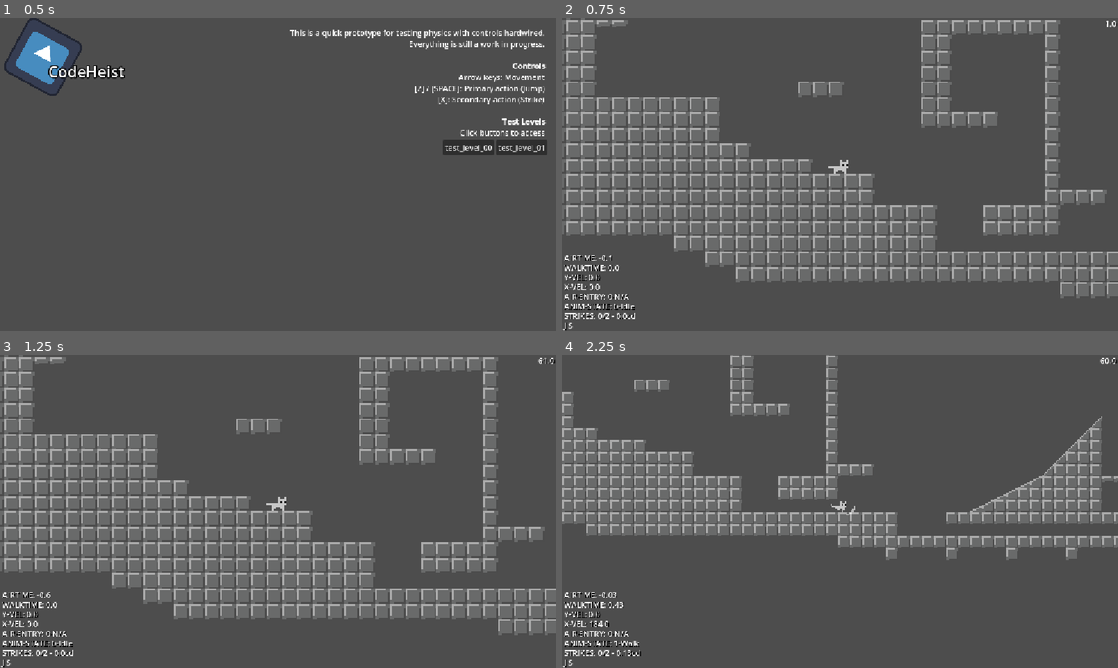
Above: before the commit, frames 1-4 (two rows, left to right).
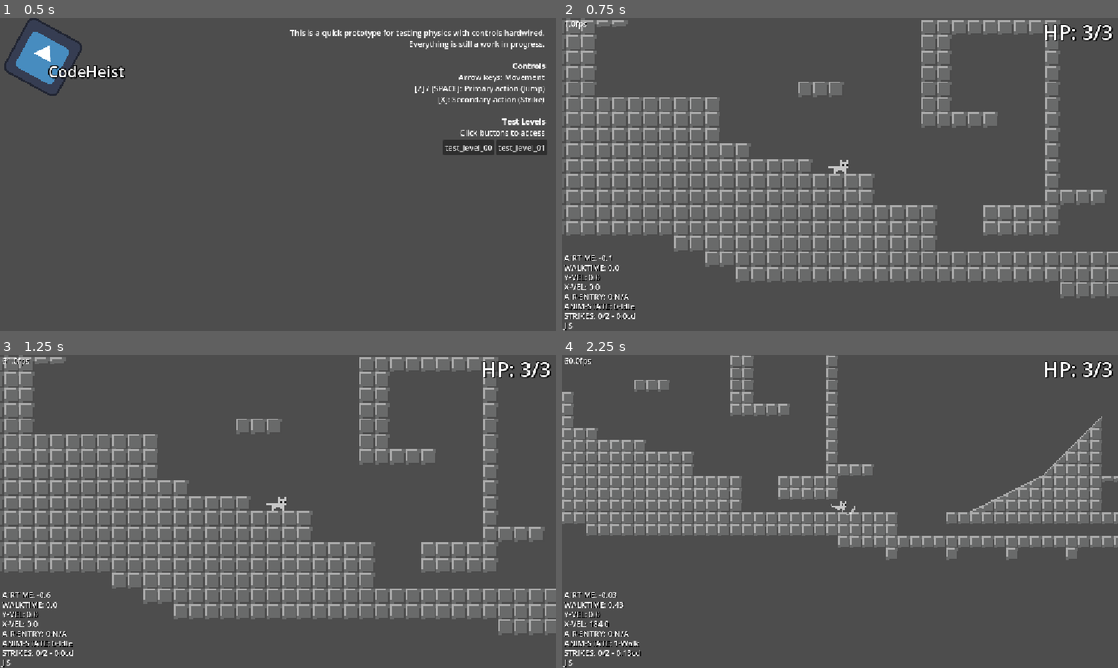
Above: after the commit, the same moments.

Repository: DrewanR/CodeHeist
Game: Godot game, scene res://menus/test_scene.tscn
Same seed, same stepped clock (60 frames per second), same inputs: the game is played once before the commit and once after it. The engine's default icon, where the game draws it, is replaced by a stand-in: a white triangle on a blue panel in a dark square.
Inputs:
- Up to frame 1 (0.5 s): no input
- Up to frame 2 (0.75 s): click "test_level_01" at 0.5 s
- Up to frame 3 (1.25 s): no input
- Up to frame 4 (2.25 s): hold Right (right) from 1.28 s (still down); tap X (action) at 1.35, 2.1 s; tap Z (jump) at 1.52 s

Frame 1 is identical in both runs. In frame 2, 0.4% of the frame differs, in the area x 0-100%, y 0-8%; in frame 3, 0.4%; in frame 4, 0.5%.

Commit message:
Revamped hp readout

Diff:
--- /dev/null
+++ b/assets/ui/debug_text_s2_large.tres
@@ -0,0 +1,10 @@
+[gd_resource type="LabelSettings" format=3 uid="uid://cml4xcp4b3ew5"]
+
+[resource]
+line_spacing = -3.0
+font_size = 42
+outline_size = 6
+outline_color = Color(0, 0, 0, 1)
+shadow_size = 2
+shadow_color = Color(0, 0, 0, 1)
+shadow_offset = Vector2(2, 2)
--- a/src/entities/classes/generic_entity.gd
+++ b/src/entities/classes/generic_entity.gd
@@ -37,6 +37,7 @@
 func heal(amount :int) -> void:
 	if damagable:
 		hp += amount
+		cap_hp()
 		healing_received.emit(amount, hp)
 		hp_changed.emit(amount, hp)
 
@@ -44,6 +45,7 @@
 ## Emits signal: [hp_changed]
 func change_hp(amount :int) -> void:
 	hp += amount
+	cap_hp()
 	hp_changed.emit(amount, hp)
 
 ## Sets HP to integer [amount] [br]
--- a/src/entities/player/player_cat.gd
+++ b/src/entities/player/player_cat.gd
@@ -10,7 +10,7 @@
 
 # Health
 const MAX_HP := 3 ## The max hp available
-const STARTING_HP := 2 ## The starting hp
+const STARTING_HP := 3 ## The starting hp
 
 # Physics Constants
 const SPEED := (MAX_SPEED*10)/SLIPMOD ## Players horizontal speed value. /!\ Effected by delta
@@ -58,7 +58,7 @@
 # Signals
 #===========================================
 
-signal major_error(text :String)
+signal major_error_occurred(text :String)
 
 # Setup
 #===========================================
@@ -261,7 +261,10 @@
 ## Returns [false] if
 ##   [value_a] and [value_b] are 0, when [both_cant_be_zero] is [true]
 func is_same_sign(value_a: float, value_b: float, a_can_be_zero = false,  b_can_be_zero = false, both_cant_be_zero = false) -> bool:
-	return ((a_can_be_zero and value_a == 0) or (b_can_be_zero and value_b == 0) or ((value_a * value_b) > 0)) and !(both_cant_be_zero and value_a == 0 and value_b == 0)
+	return (
+		(a_can_be_zero and value_a == 0) or
+		(b_can_be_zero and value_b == 0) or
+		((value_a * value_b) > 0)) and !(both_cant_be_zero and value_a == 0 and value_b == 0)
 
 ## Returns the current airstate according to the defined [FALLING_THRESHOLDS]
 func get_airstate() -> int:
@@ -296,7 +299,7 @@
 	debug_text += "J " if can_jump() else ""
 	debug_text += "S " if can_strike() else ""
 	debug_text_node.text = debug_text
-	debug_fps_node.text = str(Engine.get_frames_per_second()) + " "
+	debug_fps_node.text = " " + str(Engine.get_frames_per_second()) + "fps"
 
 # Aesthetics TODO: check spelling
 
@@ -376,7 +379,7 @@
 
 # Handles the error message
 func produce_error(message :String) -> void:
-	major_error.emit("Error: " + message)
+	major_error_occurred.emit("Error: " + message)
 
 # Signals
 #===========================================
--- a/src/entities/player/player_cat.tscn
+++ b/src/entities/player/player_cat.tscn
@@ -4,6 +4,7 @@
 [ext_resource type="PackedScene" uid="uid://y4i1f2i4m7vs" path="res://src/ui/simple_hp_readout.tscn" id="2_fijc8"]
 [ext_resource type="Texture2D" uid="uid://cli1hs7wvb156" path="res://assets/player/Kitis.png" id="2_pimje"]
 [ext_resource type="LabelSettings" uid="uid://767687giqxrr" path="res://assets/ui/debug_text_s2.tres" id="3_w0fkd"]
+[ext_resource type="LabelSettings" uid="uid://cml4xcp4b3ew5" path="res://assets/ui/debug_text_s2_large.tres" id="5_fijc8"]
 
 [sub_resource type="CapsuleShape2D" id="CapsuleShape2D_w0fkd"]
 radius = 3.0
@@ -125,15 +126,10 @@
 [sub_resource type="CircleShape2D" id="CircleShape2D_cxody"]
 radius = 3.0
 
-[node name="playerCat" type="CharacterBody2D" unique_id=1345683778]
+[node name="catBot" type="CharacterBody2D" unique_id=1345683778]
 collision_layer = 4
 collision_mask = 3
 script = ExtResource("1_w0fkd")
-
-[node name="SimpleHPReadout" parent="." unique_id=1824230142 instance=ExtResource("2_fijc8")]
-visible = false
-offset_top = -21.0
-offset_bottom = -9.0
 
 [node name="Sprite2D" type="Sprite2D" parent="." unique_id=191773836]
 position = Vector2(0, -6)
@@ -162,15 +158,25 @@
 label_settings = ExtResource("3_w0fkd")
 
 [node name="TempFPS" type="Label" parent="DebugInformation" unique_id=481506965]
+offset_right = 44.0
+offset_bottom = 23.0
+text = "69 "
+label_settings = ExtResource("3_w0fkd")
+horizontal_alignment = 2
+
+[node name="SimpleHPReadout" parent="DebugInformation" unique_id=1824230142 node_paths=PackedStringArray("parent") instance=ExtResource("2_fijc8")]
 anchors_preset = 1
 anchor_left = 1.0
 anchor_right = 1.0
 offset_left = -44.0
+offset_top = 0.0
+offset_right = 0.0
 offset_bottom = 23.0
 grow_horizontal = 0
-text = "69 "
-label_settings = ExtResource("3_w0fkd")
-horizontal_alignment = 2
+label_settings = ExtResource("5_fijc8")
+parent = NodePath("../..")
+pre_text = "HP: "
+post_text = " "
 
 [node name="Camera2D" type="Camera2D" parent="." unique_id=1725447709]
 visible = false
--- a/src/ui/hp_readout.gd
+++ b/src/ui/hp_readout.gd
@@ -1,12 +1,13 @@
 extends Label
 
-var parent :generic_entity
+@export var parent :generic_entity
+@export var pre_text  :String
+@export var post_text :String
+
 var hp :int
 var max_hp :int
 
 func _ready() -> void:
-	parent = get_parent()
-
 	parent.damage_received.connect(_on_damage_received)
 	parent.healing_received.connect(_on_healing_received)
 	parent.hp_changed.connect(_on_hp_change)
@@ -39,4 +40,4 @@
 
 
 func update_text():
-	text = str(hp) + "/" + str(max_hp)
+	text = pre_text + str(hp) + "/" + str(max_hp) + post_text
